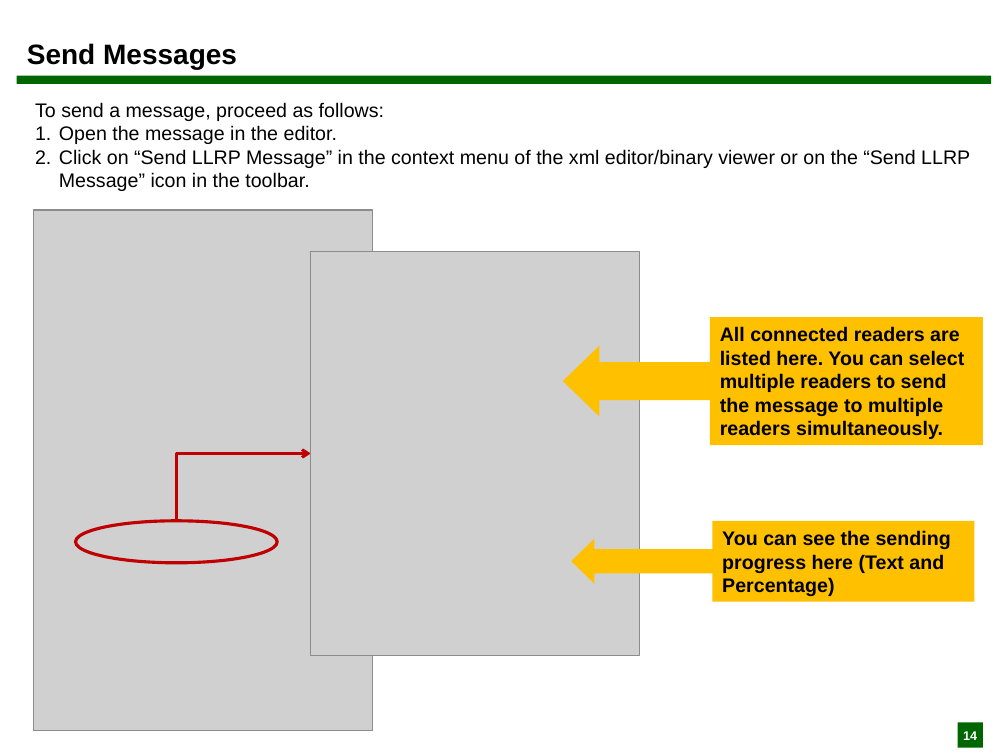
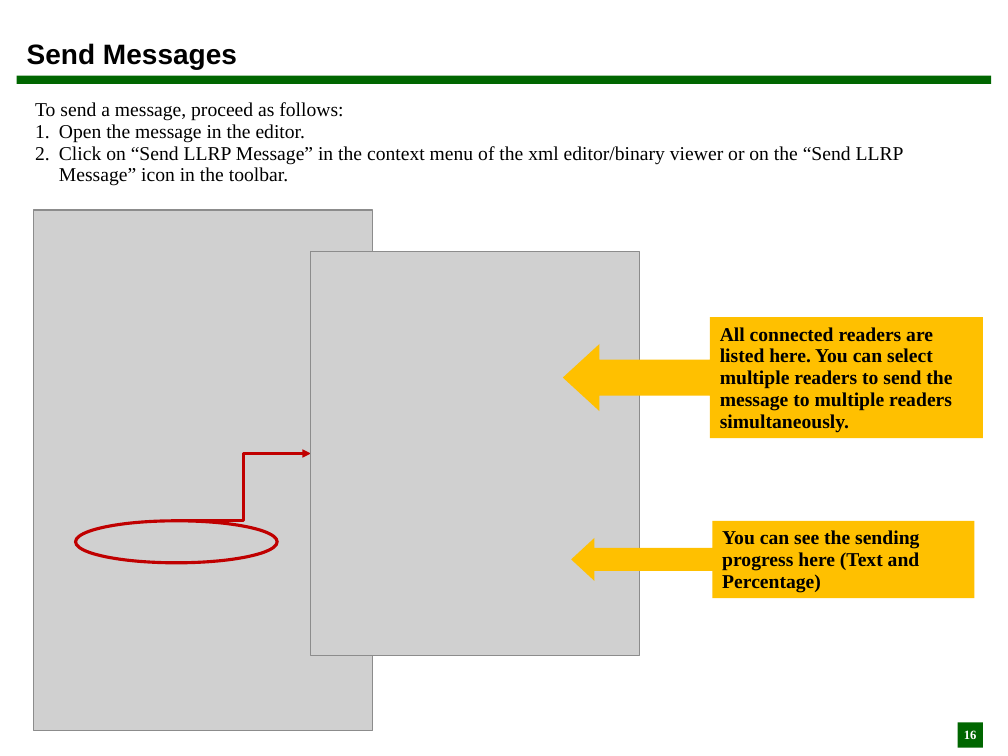
Before and after one commit to Fosstrak/fosstrak-llrp, a slide deck: slide 16 of src/site/resources/pdf/llrp_commander_UserGuide.ppt (slide 14 before the commit). Drawn at 1008x756 pixels with LibreOffice and Linux fonts; fonts in the diff are those of the drawing; grey boxes stand for pictures. Boxes give left, top, right and bottom in pixels: in the first picture for what was removed or moved away, otherwise in the second. Text is boxed around its words. In the diff, an @@ line names an element or a change of style, - is before the commit and + after.

```diff
--- a/src/site/resources/pdf/llrp_commander_UserGuide.ppt
+++ b/src/site/resources/pdf/llrp_commander_UserGuide.ppt
@@ text "To send a message, proceed ..." at (35, 102, 904, 186): font Arial to Times New Roman; line spacing 1 to 0.93 @@
@@ left arrow callout "All connected readers are listed ..." at (562, 318, 983, 438): font Arial to Times New Roman; line spacing 1 to 0.93; proportions changed @@
@@ left arrow callout "All connected readers are listed ...": place and size @@
-left arrow callout "All connected readers are listed ..." at (562, 318, 983, 446)
+left arrow callout "All connected readers are listed ..." at (562, 318, 983, 438)
@@ elbow arrow (176, 521) - (310, 454): arrowheads changed; route changed @@
@@ left arrow callout "You can see the sending ..." at (572, 521, 975, 599): font Arial to Times New Roman; line spacing 1 to 0.93; proportions changed @@
@@ page number at (964, 730, 977, 739): text changed; font Arial to Times New Roman @@
-14
+16
```
Also in this commit, not shown: 13 other slides changed, 2 slides added, 1 other file.
